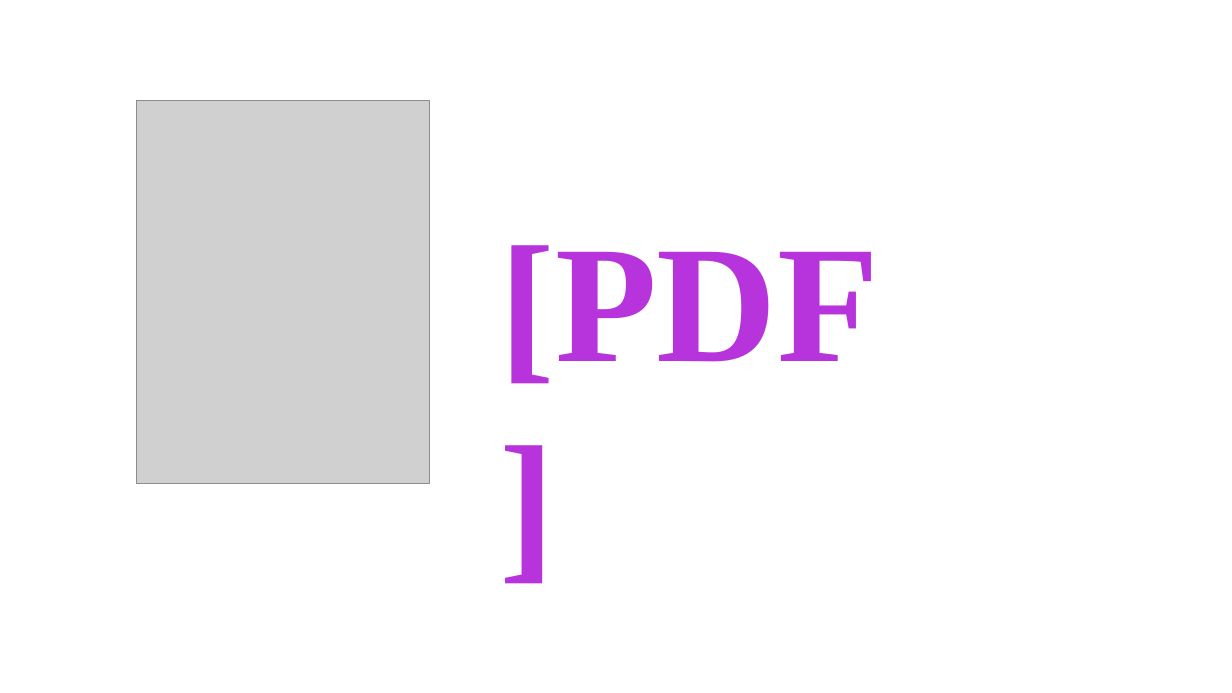
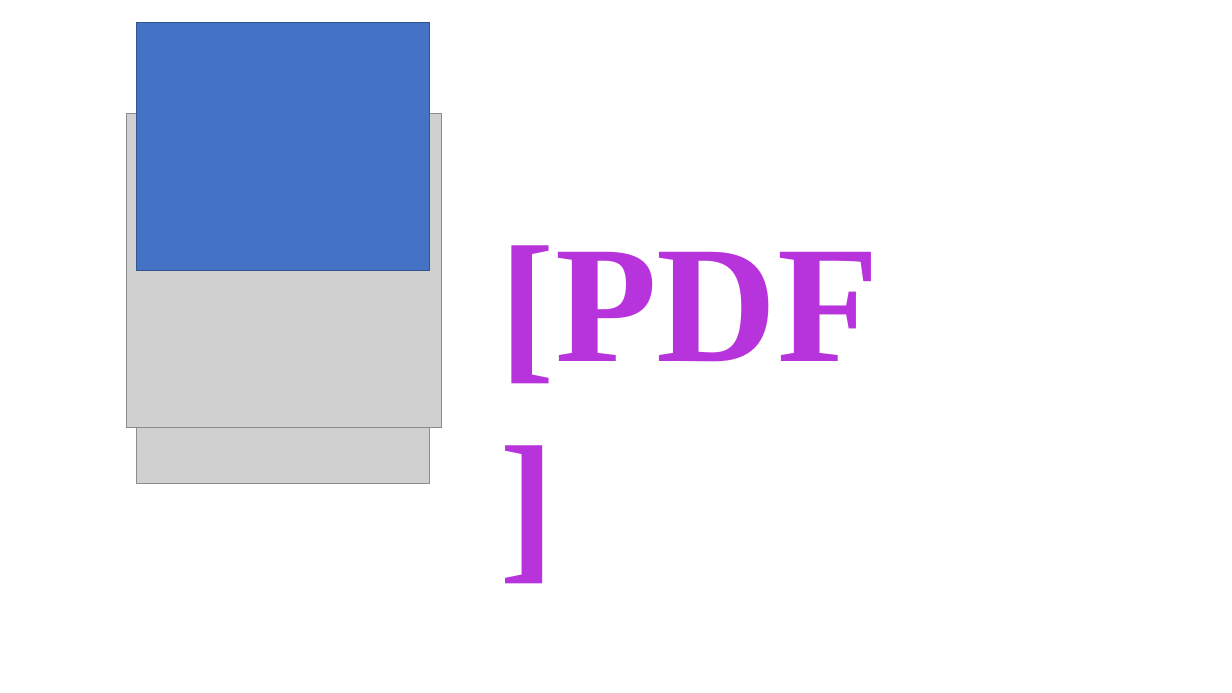
Before and after one commit to luohongk/luohongk.github.io, a slide deck: slide 3 of materials/ppt_template.pptx. Drawn at 1232x693 pixels with LibreOffice and Linux fonts; fonts in the diff are those of the drawing; grey boxes stand for pictures. Boxes give left, top, right and bottom in pixels: in the first picture for what was removed or moved away, otherwise in the second. Text is boxed around its words. In the diff, an @@ line names an element or a change of style, - is before the commit and + after.

```diff
--- a/materials/ppt_template.pptx
+++ b/materials/ppt_template.pptx
@@ rectangle added at box(137, 23, 430, 271), fill #4472C4, outline #325491 1 pt @@
@@ picture added at box(127, 113, 442, 428) @@
```
Also in this commit, not shown: 2 other slides changed, 4 slides added, 9 other files.
